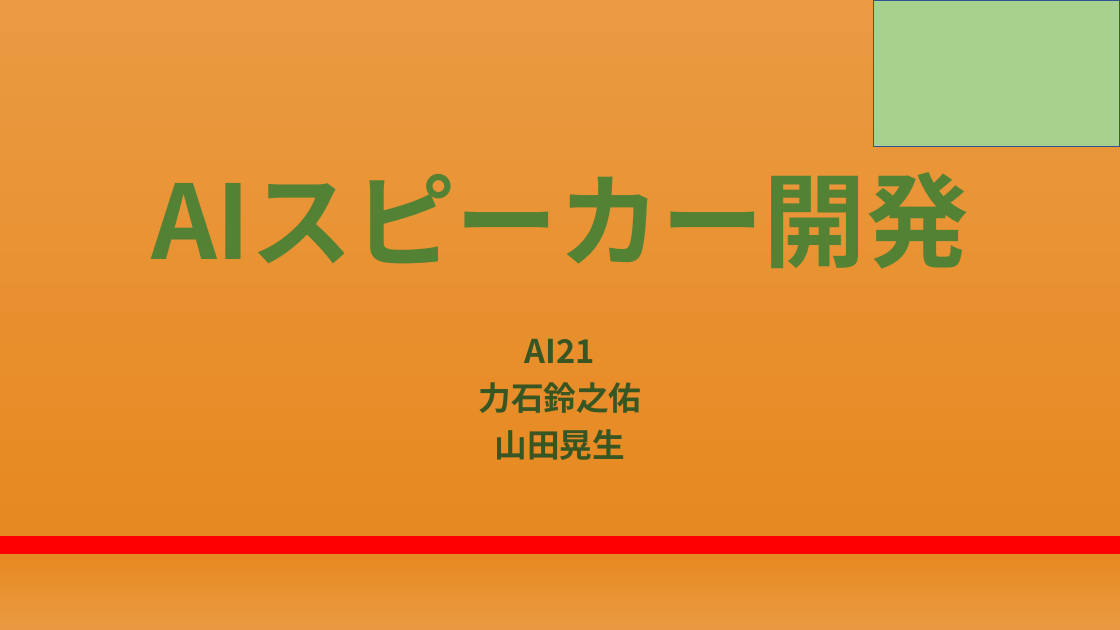
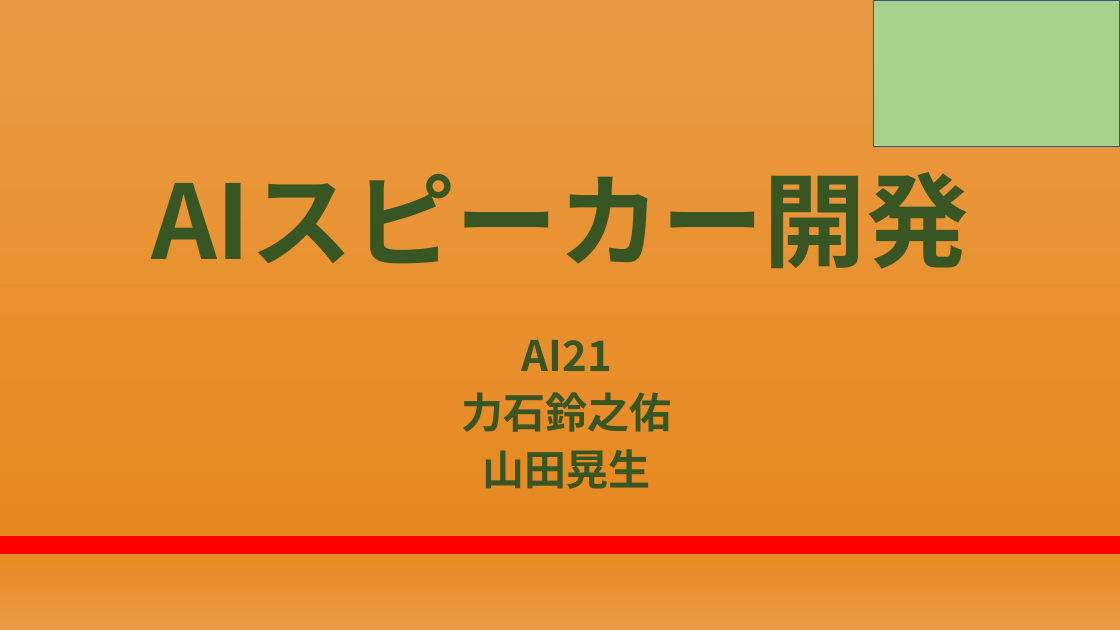
Before and after one commit to RikiishiSuzunosuke/AIspeaker_yosie, a slide deck: slide 1 of presentation/AIスピーカー開発_2.pptx. Drawn at 1120x630 pixels with LibreOffice and Linux fonts; fonts in the diff are those of the drawing. Boxes give left, top, right and bottom in pixels: in the first picture for what was removed or moved away, otherwise in the second. Text is boxed around its words. In the diff, an @@ line names an element or a change of style, - is before the commit and + after.

```diff
--- a/presentation/AIスピーカー開発_2.pptx
+++ b/presentation/AIスピーカー開発_2.pptx
@@ title "AIスピーカー開発" at <box>151,172,969,269</box>: text colour #548235 to #385723 @@
@@ subtitle "AI21" at <box>462,340,672,489</box>: size 28 to 36 pt @@
```
Also in this commit, not shown: 23 other slides changed, 1 slide removed, 1 other file.
